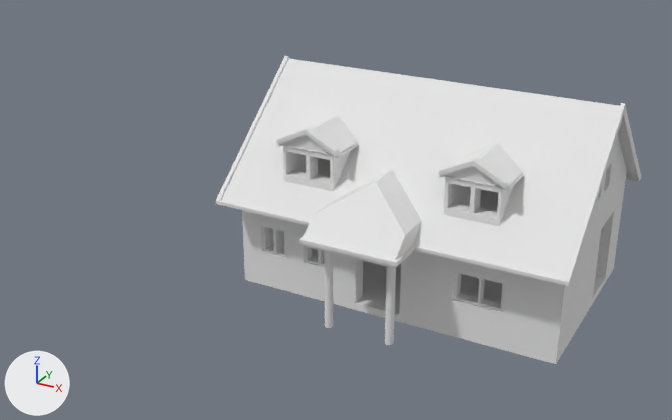
A saved change to the Blender file AlphaAR-MobileApp/Models/house.blend.
The view is the same before and after, from a camera (50 mm lens) standing at (15.1, -27.1, 15.2) and looking at (1.0, -1.6, 2.4). Arrows for +X, +Y and +Z are at lower left; the lights stay in place.
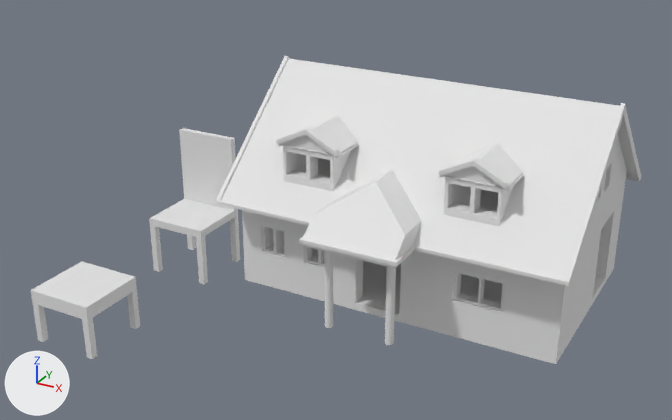
Commit message: added chair and table model

Edits to the bpy script that builds the scene:
```text
Add me_cube_015:
    me_cube_015.from_pydata(...)  # 56 vertices, 54 faces; spans x -1.25..1.25, y -1.25..1.25, z -2.15..3.15
Add me_cube_016:
    me_cube_016.from_pydata(...)  # 48 vertices, 46 faces; spans x -1.25..1.25, y -1.25..1.25, z -1.75..0.25
Add ob_chair:
    ob_chair = bpy.data.objects.new('chair', me_cube_015)
    ob_chair.location = (-6.28, 0.0, 0.0)
Add ob_table:
    ob_table = bpy.data.objects.new('table', me_cube_016)
    ob_table.location = (-6.37, -6.24, -0.36)
```

What differs and where, as boxes (x1, y1, x2, y2) in the pictures (672 x 420 px):
'chair', added: after (149, 128, 240, 284)
'table', added: after (31, 261, 140, 359)
